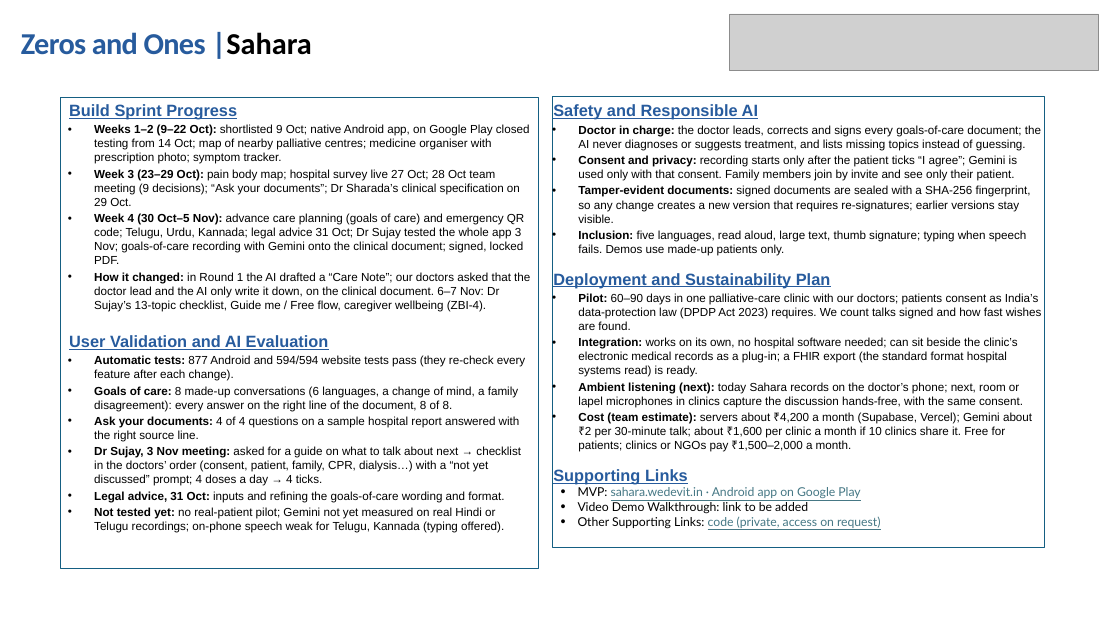
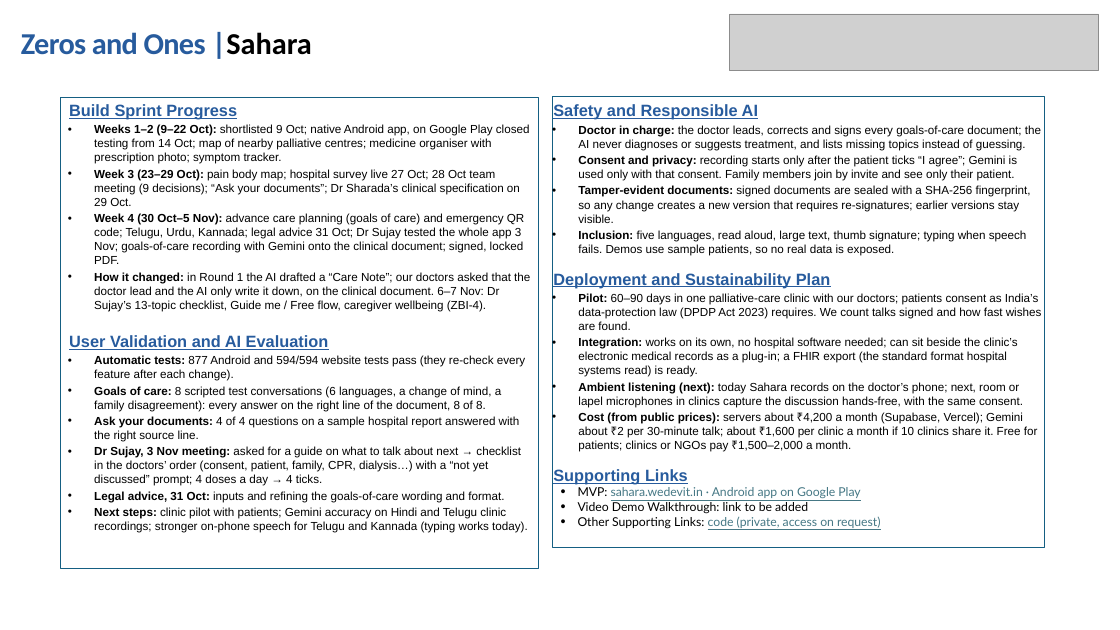
Before and after one commit to basithladdu/healthathon, a slide deck: slide 2 of output/final-submission/Sahara-Two-Page-Solution-Brief.pptx. Drawn at 1120x630 pixels with LibreOffice and Linux fonts; fonts in the diff are those of the drawing; grey boxes stand for pictures. Boxes give left, top, right and bottom in pixels: in the first picture for what was removed or moved away, otherwise in the second. Text is boxed around its words. In the diff, an @@ line names an element or a change of style, - is before the commit and + after.

```diff
--- a/output/final-submission/Sahara-Two-Page-Solution-Brief.pptx
+++ b/output/final-submission/Sahara-Two-Page-Solution-Brief.pptx
@@ text in rectangle at [578,230,1027,256]: text changed @@
-• Inclusion: five languages, read aloud, large text, thumb signature; typing when speech fails. Demos use made-up patients only.
+• Inclusion: five languages, read aloud, large text, thumb signature; typing when speech fails. Demos use sample patients, so no real data is exposed.
@@ text at [94,386,501,412]: text changed @@
-• Goals of care: 8 made-up conversations (6 languages, a change of mind, a family disagreement): every answer on the right line of the document, 8 of 8.
+• Goals of care: 8 scripted test conversations (6 languages, a change of mind, a family disagreement): every answer on the right line of the document, 8 of 8.
@@ text in rectangle at [578,412,1038,452]: text changed @@
-• Cost (team estimate): servers about ₹4,200 a month (Supabase, Vercel); Gemini about ₹2 per 30-minute talk; about ₹1,600 per clinic a month if 10 clinics share it. Free for patients; clinics or NGOs pay ₹1,500–2,000 a month.
+• Cost (from public prices): servers about ₹4,200 a month (Supabase, Vercel); Gemini about ₹2 per 30-minute talk; about ₹1,600 per clinic a month if 10 clinics share it. Free for patients; clinics or NGOs pay ₹1,500–2,000 a month.
@@ text at [94,507,528,533]: text changed @@
-• Not tested yet: no real-patient pilot; Gemini not yet measured on real Hindi or Telugu recordings; on-phone speech weak for Telugu, Kannada (typing offered).
+• Next steps: clinic pilot with patients; Gemini accuracy on Hindi and Telugu clinic recordings; stronger on-phone speech for Telugu and Kannada (typing works today).
```
Also in this commit, not shown: 6 other files.
